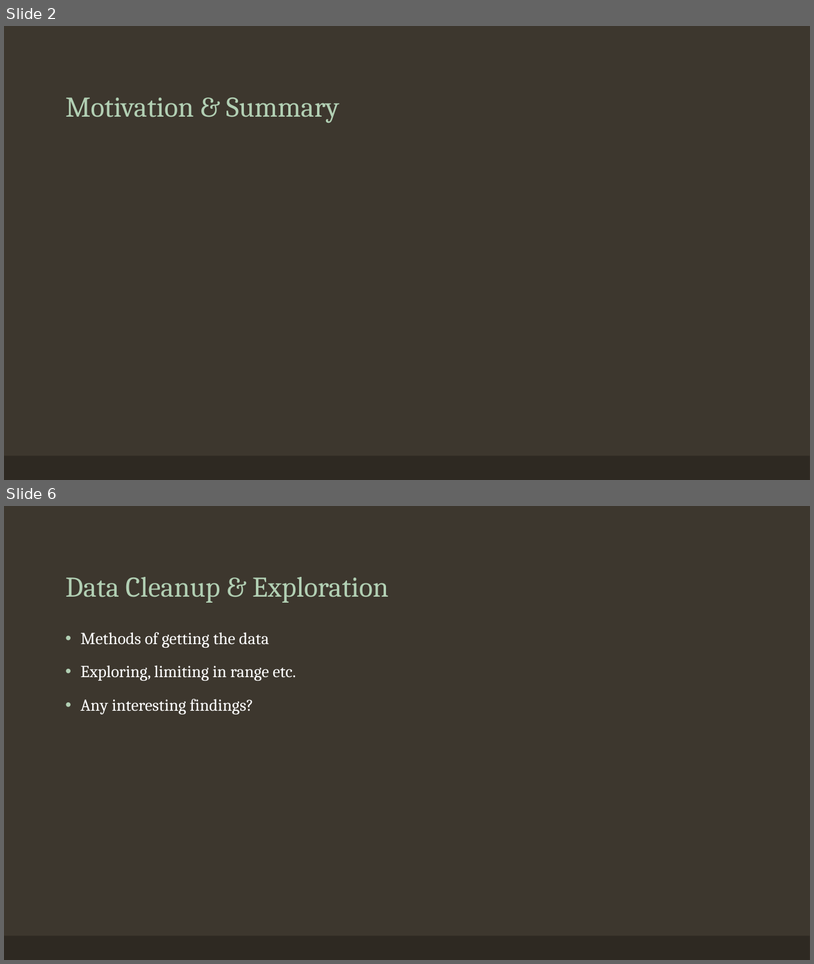
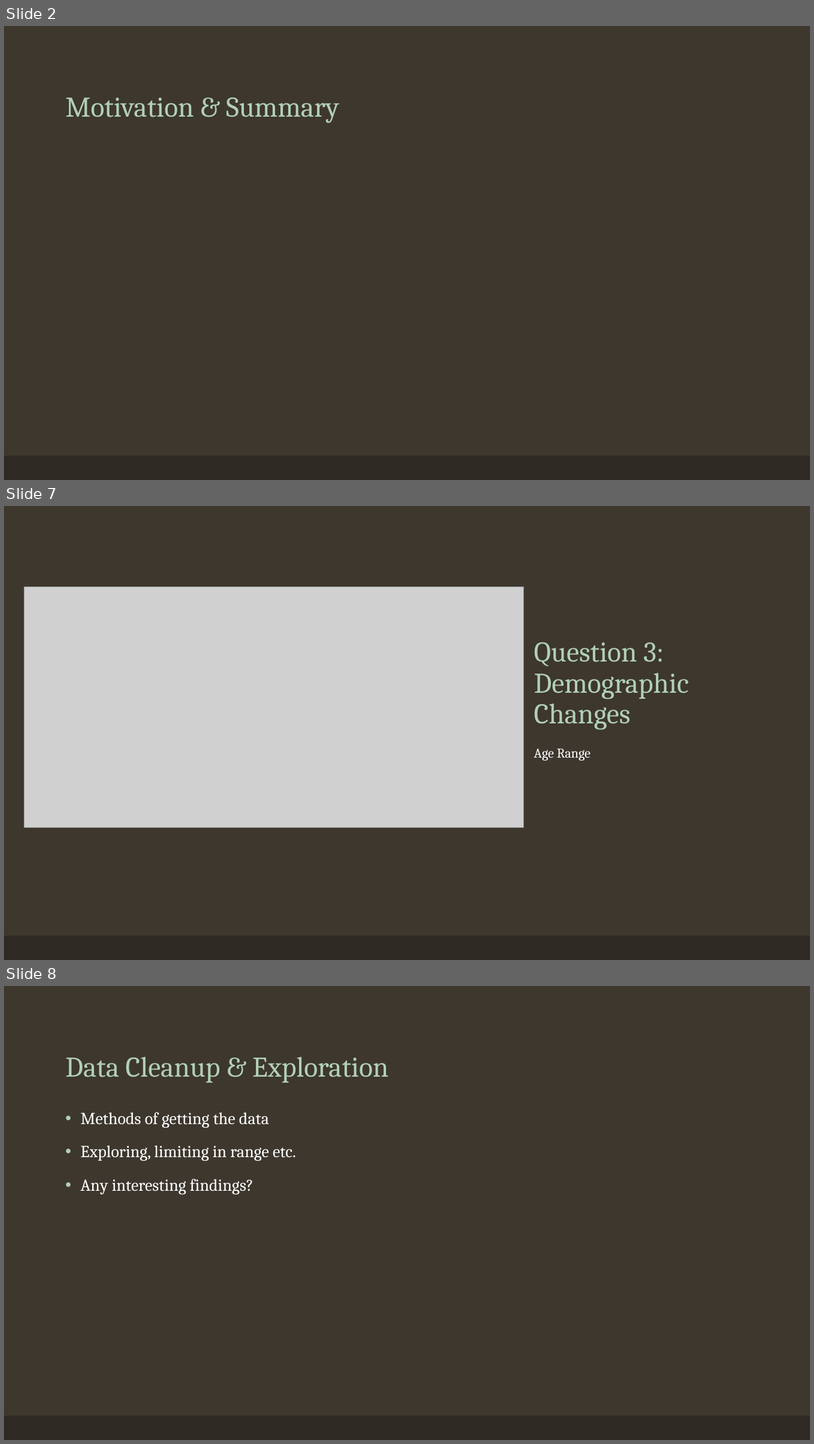
Before and after one commit to elizabethjaye/Project1-Repository, a slide deck: Housing in Orange County, FL.pptx. Shown one above the other, each under a label of ours: slides 2 and 6 before the commit, slides 2, 7 and 8 after it; the slides between them are not shown. The pictures are 814x964 and 814x1444 pixels, drawn with LibreOffice and Linux fonts; fonts in the diff are those of the drawing; grey boxes stand for pictures. Boxes give left, top, right and bottom in pixels: in the first picture for what was removed or moved away, otherwise in the second. Text is boxed around its words. In the diff, an @@ line names an element or a change of style, - is before the commit and + after.

```diff
--- a/Housing in Orange County, FL.pptx
+++ b/Housing in Orange County, FL.pptx
@@ slide 7 added at (4, 506, 810, 960), background #3D372E; not listed: 1 template element that a slide beside it also shows @@
@@ picture added at (24, 586, 524, 827) @@
@@ title added at (534, 642, 690, 730), 34 pt, text #B2D0B4 @@
+Question 3: Demographic Changes
@@ text added at (534, 748, 591, 760), 16 pt, text #FFFFFF @@
+Age Range
@@ what was slide 6 is now slide 8 @@
```
Also in this commit, not shown: 4 slides changed, 1 other slide added, 1 slide removed.
